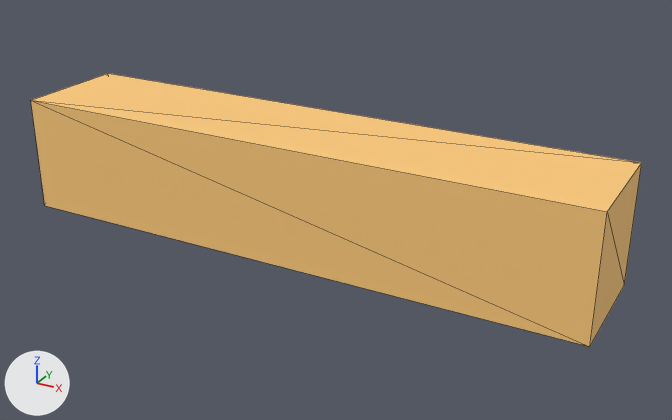
The glTF model assets/models/fx/tracer.glb: old version first, new version second.
Before and after are seen from a camera (50 mm lens) standing at (0.433, -0.729, 0.346) and looking at (0.029, 0.005, -0.021). Lighting does not change. The marker at lower left points along +X, +Y and +Z. The first picture is the older version. Mesh edges are drawn as thin lines. Vertices at exactly the same position are counted once.

Script lines for the objects in view, before the commit:
```python
me_cube = bpy.data.meshes.new('Cube')
me_cube.from_pydata(...)  # a box spanning x -0.3..0.3, y -0.06..0.06, z -0.06..0.06
me_cube.materials.append(mat_tracer)  # orange #ffcb7c
ob_tracer = bpy.data.objects.new('tracer', me_cube)
ob_tracer.location = (0.0, 0.0, 0.0)
```
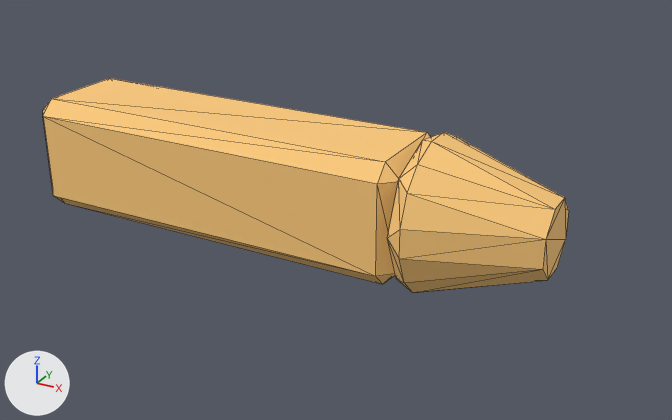
Location of each change, (x1, y1, x2, y2) in pixels of the pictures (672 x 420 px):
'tracer', reshaped (14% narrower, 21% shorter): before (31, 73, 642, 347); after (43, 78, 569, 293)

What changed in the scene script:
```text
Change me_cube:
    used by ob_tracer; location = (0.0, 0.0, 0.0)
    remove me_cube.from_pydata(...)  # 8 vertices, 12 faces; spans x -0.3..0.3, y -0.06..0.06, z -0.06..0.06
    add me_cube.from_pydata(...)  # 56 vertices, 104 faces; spans x -0.3..0.248, y -0.074..0.074, z -0.074..0.074
    me_cube part 1: the whole mesh is rebuilt
```
